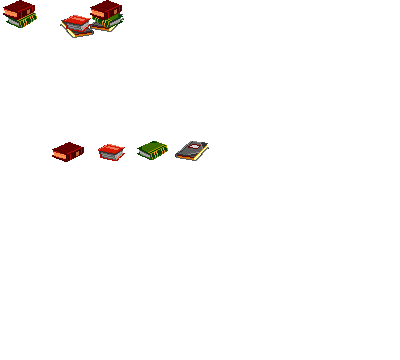
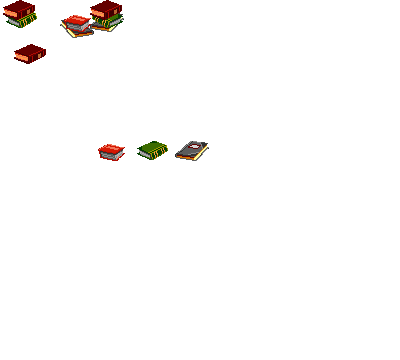
Layered file, before and after one edit (400 x 360). Changes by layer:
painted on "Layer 1" over [14, 44, 84, 162]
